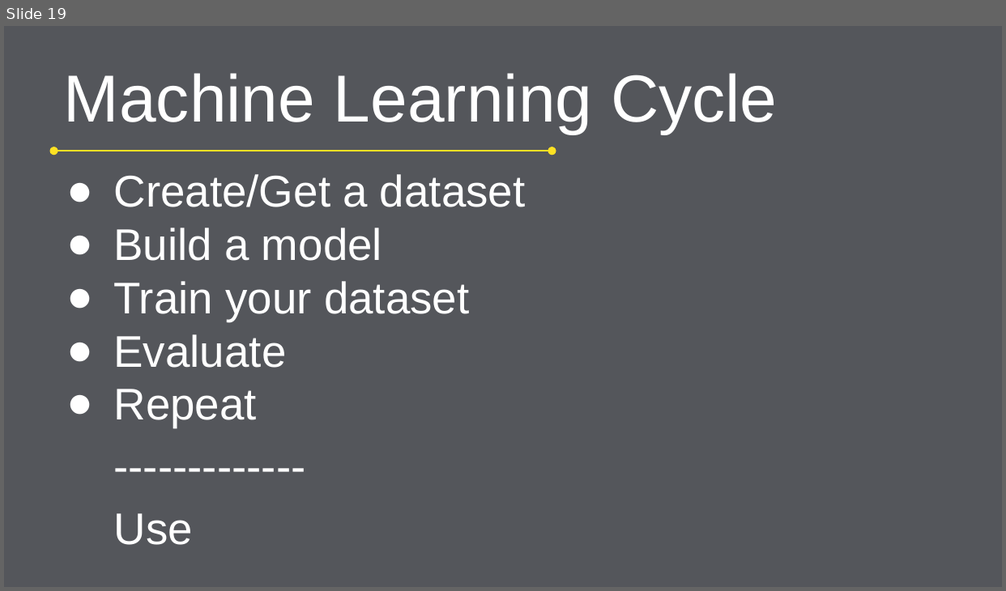
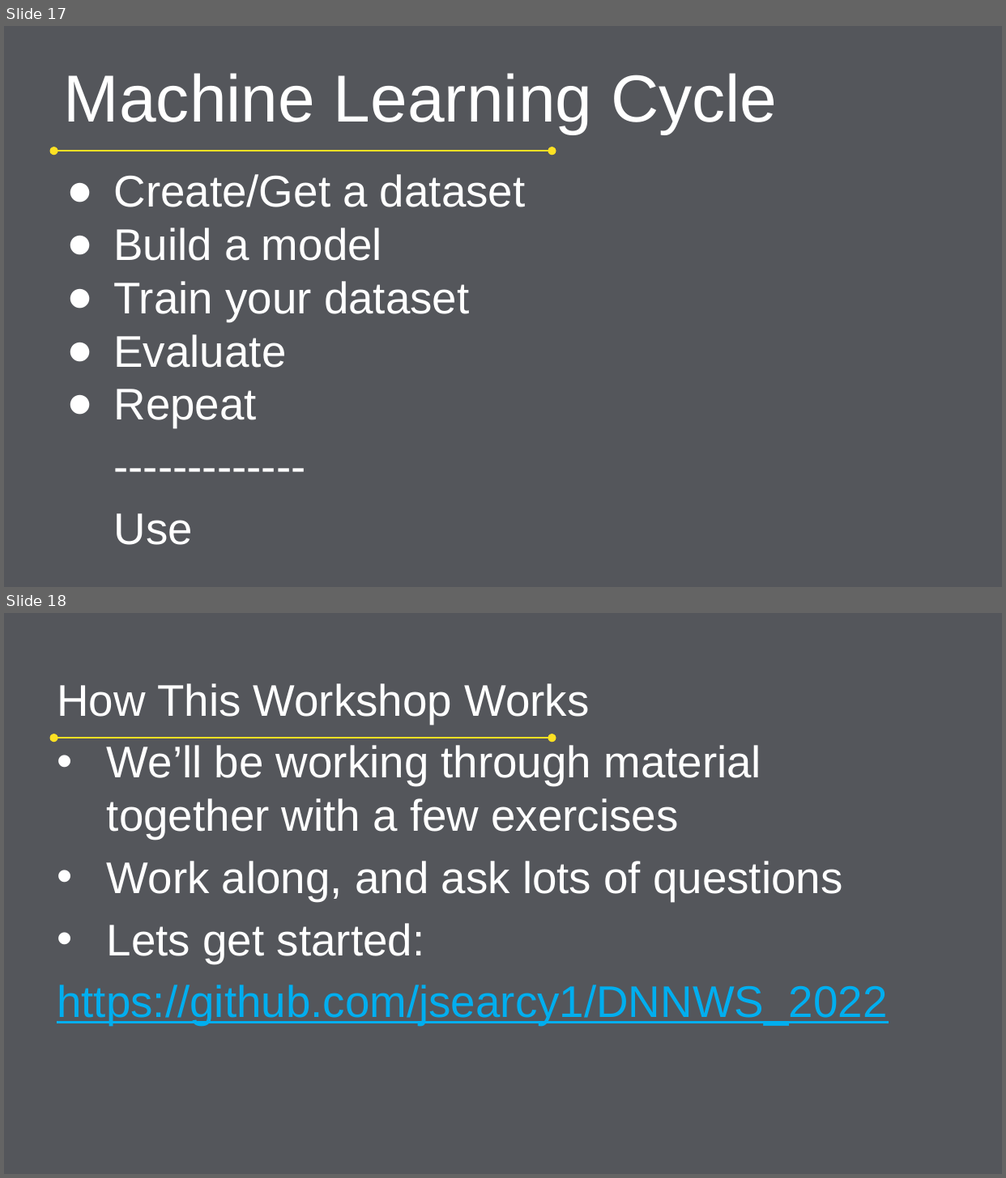
Before and after one commit to The-Hungry-Caterpillar/DNNWS_2022, a slide deck: slides/Introduction.pptx. Shown one above the other, each under a label of ours: slide 19 before the commit, slides 17 and 18 after it. The pictures are 1006x591 and 1006x1178 pixels, drawn with LibreOffice and Linux fonts; fonts in the diff are those of the drawing; background and template pictures are left out. Boxes give left, top, right and bottom in pixels: in the first picture for what was removed or moved away, otherwise in the second. Text is boxed around its words. In the diff, an @@ line names an element or a change of style, - is before the commit and + after.

```diff
--- a/slides/Introduction.pptx
+++ b/slides/Introduction.pptx
@@ slide 18 added at [4,613,1002,1174], background #54565B; not listed: 1 template element that a slide beside it also shows @@
@@ text added at [57,683,887,1025], 32 pt, text #FFFFFF @@
+How This Workshop Works
+• We’ll be working through material together with a few exercises
+• Work along, and ask lots of questions
+• Lets get started:
+https://github.com/jsearcy1/DNNWS_2022
@@ what was slide 19 is now slide 17 @@
```
Also in this commit, not shown: 1 slide changed, 3 slides removed.
